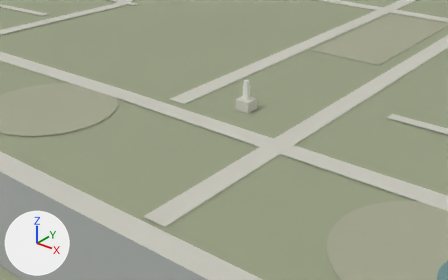
One commit to the glTF model web/public/models/shared/00.glb: the scene before it, then after it.
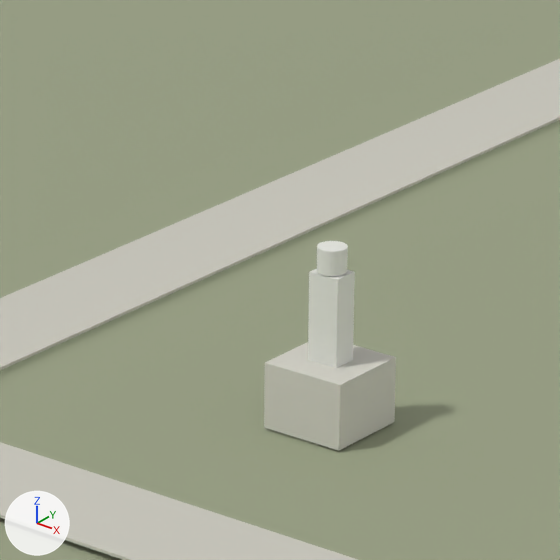
There are two pictures of each version: one from a camera (50 mm lens) standing at (50.8, -56.6, 64.9) and looking at (-41.4, 58.7, -6.6), one close up on the part from 43% to 63% of the width and 15% to 47% of the height. Every picture has the same lights, and +X, +Y and +Z are marked at lower left. The first two pictures are the older version.

In view in the first close-up: 'Campus east west road.013', 'Campus north south road.018', 'Continuous earth.001', 'Statue abstract body.001', 'Statue head.001', 'Statue plinth.001'.
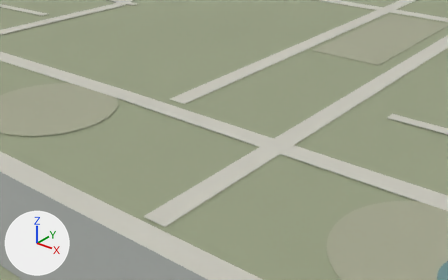
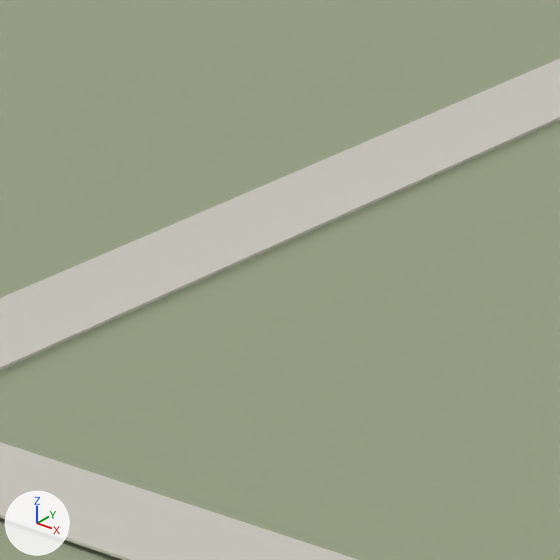
Pixel boxes (x1, y1, x2, y2) of what changed, in the close-ups (560 x 560 px):
'Statue plinth.001', deleted: before (264, 342, 396, 451)
'Statue abstract body.001', deleted: before (308, 269, 355, 368)
'Statue head.001', deleted: before (317, 241, 348, 276)

The change in detail:
Object 'Statue plinth.001' (ob_statue_plinth_001) is deleted.
Object 'Statue abstract body.001' (ob_statue_abstract_body_001) is deleted.
Object 'Statue head.001' (ob_statue_head_001) is deleted.
